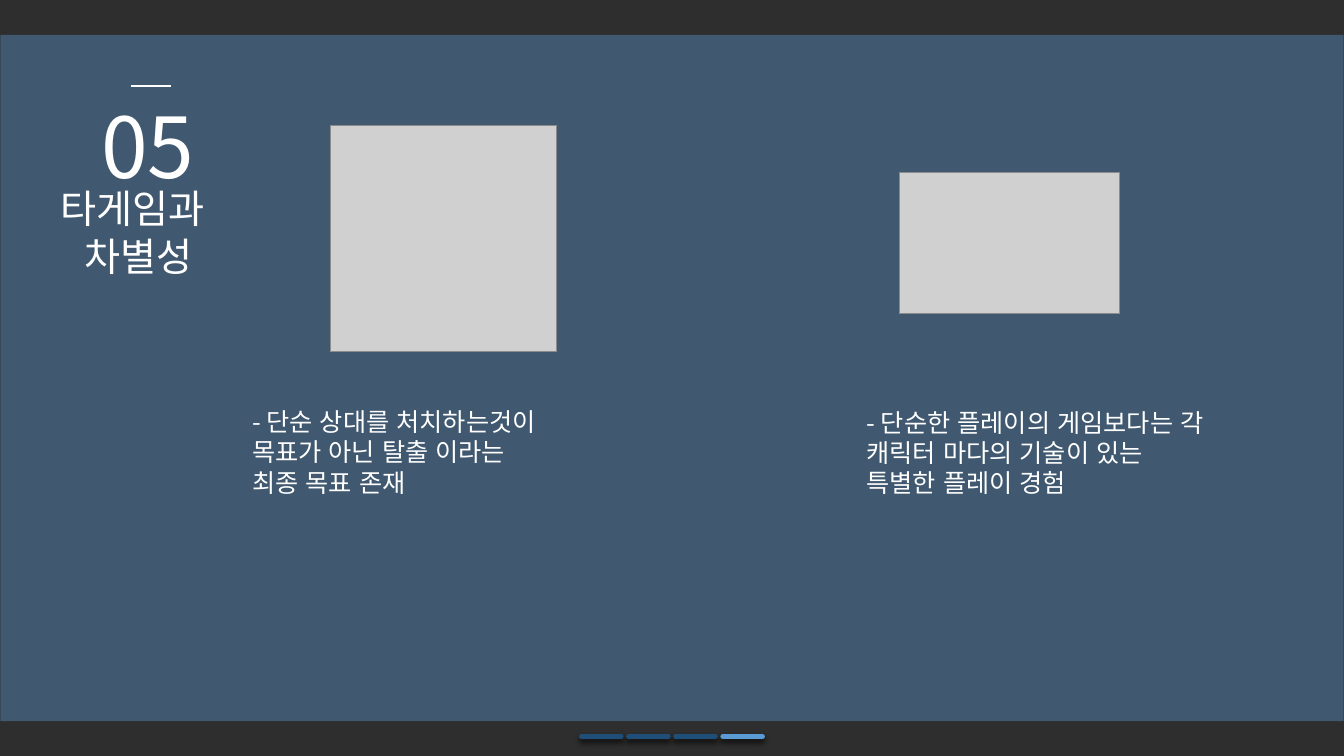
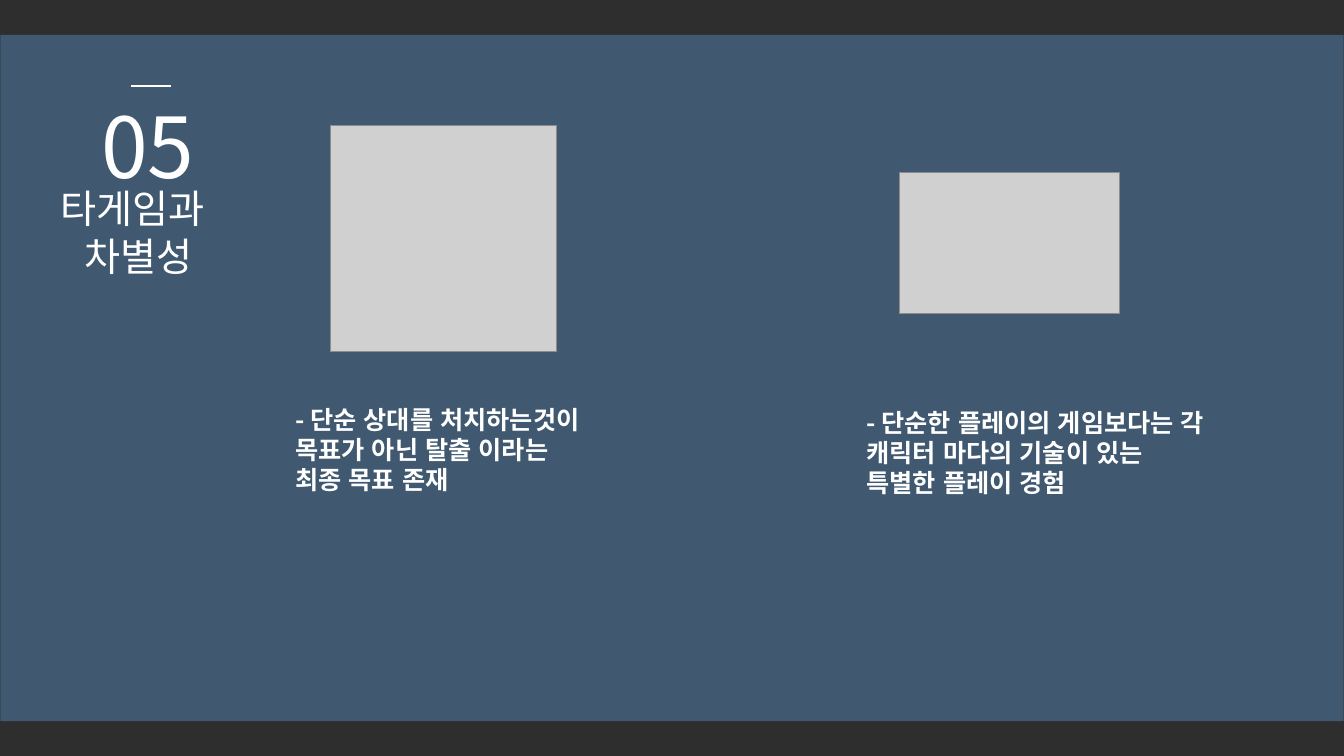
Before and after one commit to SuperTaeJun/GraduationWork, a slide deck: slide 14 of 졸업작품 제안서/졸업작품 제안서ver3.pptx. Drawn at 1344x756 pixels with LibreOffice and Linux fonts; fonts in the diff are those of the drawing; grey boxes stand for pictures; background and template pictures are left out; a plain dark background stands for a picture behind light text. Boxes give left, top, right and bottom in pixels: in the first picture for what was removed or moved away, otherwise in the second. Text is boxed around its words. In the diff, an @@ line names an element or a change of style, - is before the commit and + after.

```diff
--- a/졸업작품 제안서/졸업작품 제안서ver3.pptx
+++ b/졸업작품 제안서/졸업작품 제안서ver3.pptx
@@ text "- 단순 상대를 처치하는것이 목표가 ..." at (295,408,579,492): bold on @@
@@ text "- 단순 상대를 처치하는것이 목표가 ...": place and size @@
-text "- 단순 상대를 처치하는것이 목표가 ..." at (252,410,536,494)
+text "- 단순 상대를 처치하는것이 목표가 ..." at (295,408,579,492)
@@ text "- 단순한 플레이의 게임보다는 각 ..." at (867,411,1204,495): bold on @@
@@ line removed from (582, 737) to (621, 737) @@
@@ line removed from (629, 737) to (668, 737) @@
@@ line removed from (676, 737) to (716, 737) @@
@@ line removed from (723, 737) to (762, 737) @@
```
Also in this commit, not shown: 14 other slides changed.
